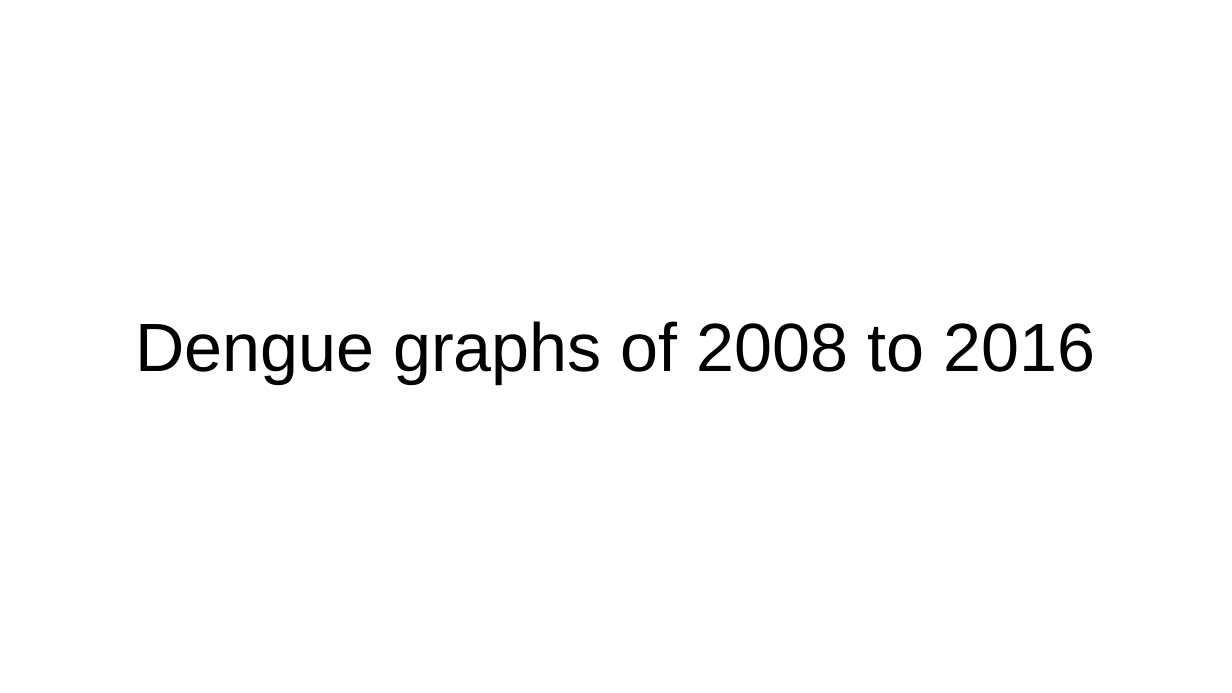
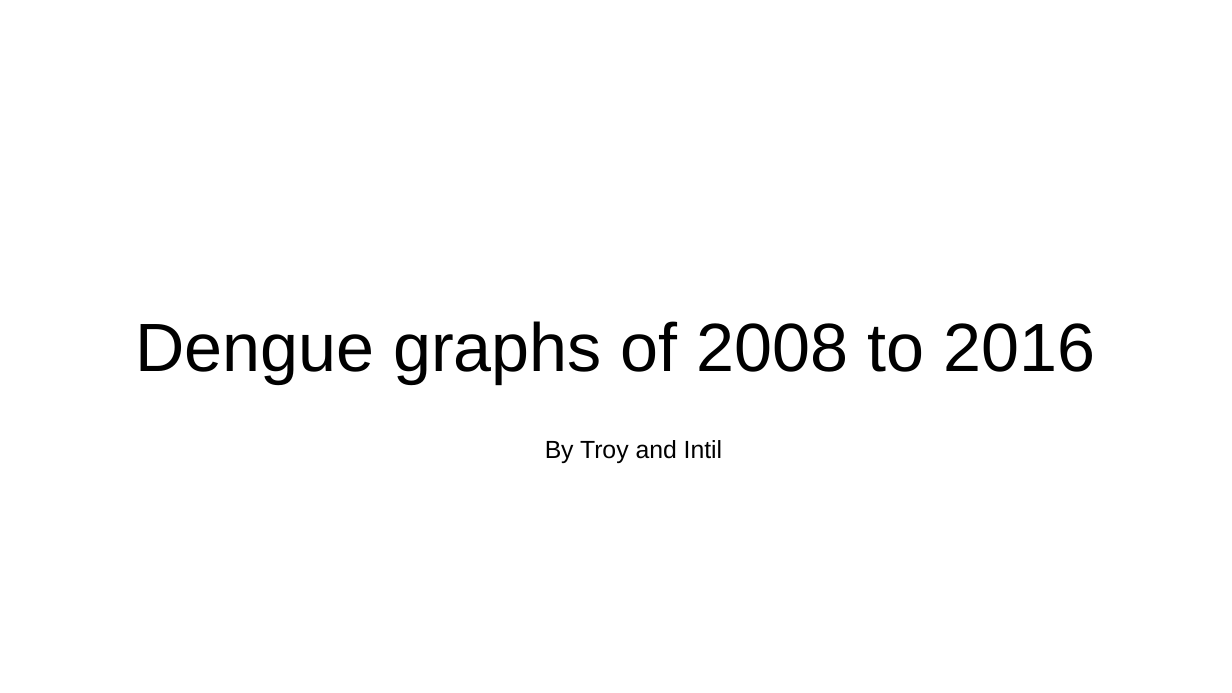
Before and after one commit to BSDSA-ISU/Visualization, a slide deck: slide 1 of Untitled 1.odp. Drawn at 1232x693 pixels with LibreOffice and Linux fonts; fonts in the diff are those of the drawing. Boxes give left, top, right and bottom in pixels: in the first picture for what was removed or moved away, otherwise in the second. Text is boxed around its words. In the diff, an @@ line names an element or a change of style, - is before the commit and + after.

```diff
--- a/Untitled 1.odp
+++ b/Untitled 1.odp
@@ title added at box(545, 440, 722, 463), 16 pt, text #000000 @@
+By Troy and Intil
```
Also in this commit, not shown: 3 other slides changed, 4 slides added, 20 other files.
